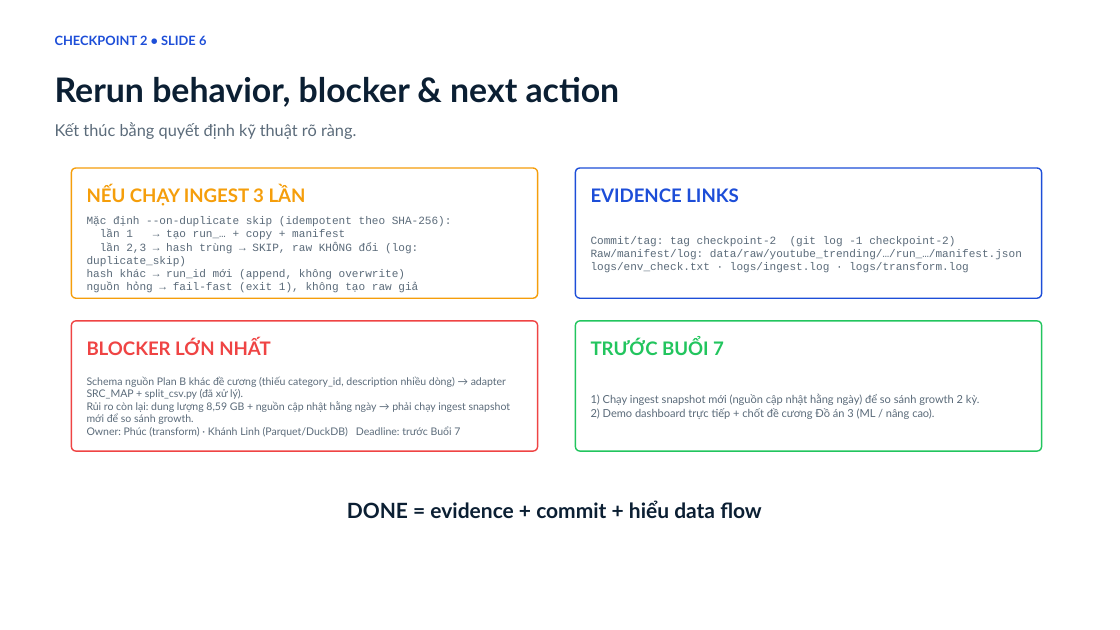
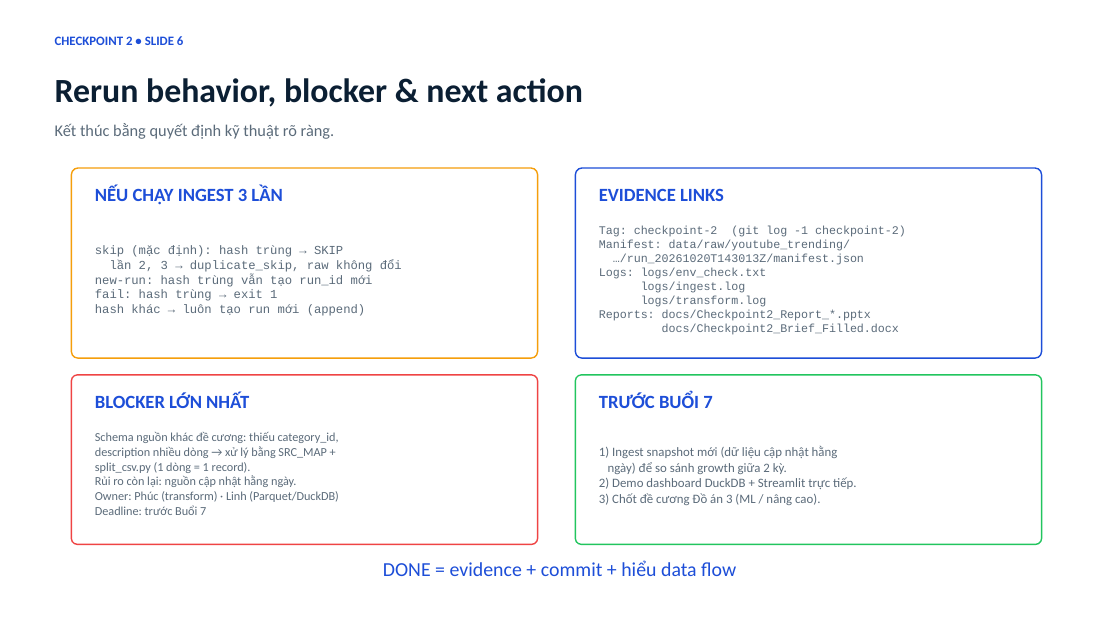
Before and after one commit to kichirou244/bigdata-project, a slide deck: slide 6 of docs/Checkpoint2_Report_YouTube_Trending.pptx. Drawn at 1120x630 pixels with LibreOffice and Linux fonts; fonts in the diff are those of the drawing. Boxes give left, top, right and bottom in pixels: in the first picture for what was removed or moved away, otherwise in the second. Text is boxed around its words. In the diff, an @@ line names an element or a change of style, - is before the commit and + after.

Commit message:
docs(checkpoint-2): lam lai slide deck - so do architecture bang shape that, khung tu co theo noi dung
- Xoa text huong dan con sot cua template tren slide 2 (nam sau so do)
- Ve pipeline 01..06 bang shape (badge + ten + chi tiet) + 2 dai boundary
  (01-03 trong checkpoint, 04-06 la P3) thay cho so do ASCII lech hang
- Card duoc tinh chieu cao theo noi dung that (title + body + padding),
  phan du chia deu -> khong con khoang trong chet, khong tran khung
- Slide 6 dung luoi 2x2 can hang (truoc do 4 card lech chieu cao)
- Font: thay Aptos (may khong cai) bang Calibri tuong minh -> khong bi
  PowerPoint thay font khac lam chu tran khung
- validate(): audit moi shape co chu (chieu cao can vs chieu cao khung,
  tu dai nhat vs be ngang), placeholder, cho^
g nhau, font, nguong lap day
- Them footer ten 4 thanh vien + ngay o slide 1

```diff
--- a/docs/Checkpoint2_Report_YouTube_Trending.pptx
+++ b/docs/Checkpoint2_Report_YouTube_Trending.pptx
@@ rounded rectangle: place and size @@
-rounded rectangle at [71,168,538,298]
+rounded rectangle at [71,168,538,358]
@@ rounded rectangle: place and size @@
-rounded rectangle at [576,168,1042,298]
+rounded rectangle at [576,168,1042,358]
@@ text "NẾU CHẠY INGEST 3 LẦN": place and size @@
-text "NẾU CHẠY INGEST 3 LẦN" at [87,186,306,206]
+text "NẾU CHẠY INGEST 3 LẦN" at [95,186,282,205]
@@ text "NẾU CHẠY INGEST 3 LẦN" at [95,186,282,205]: font Lato to Calibri, text colour #F59E0B to #1D4ED8 @@
@@ font Lato to Calibri in 4 elements at [55,36,183,45], [55,78,583,107], [55,123,335,139], [599,188,724,201] @@
@@ text "EVIDENCE LINKS": place and size @@
-text "EVIDENCE LINKS" at [591,188,738,202]
+text "EVIDENCE LINKS" at [599,188,724,201]
@@ text at [599,226,906,335]: text changed; size 9.5 to 10 pt @@
-Commit/tag: tag checkpoint-2 (git log -1 checkpoint-2)
-Raw/manifest/log: data/raw/youtube_trending/…/run_…/manifest.json
-logs/env_check.txt · logs/ingest.log · logs/transform.log
+Tag: checkpoint-2 (git log -1 checkpoint-2)
+Manifest: data/raw/youtube_trending/
+…/run_20261020T143013Z/manifest.json
+Logs: logs/env_check.txt
+logs/ingest.log
+logs/transform.log
+Reports: docs/Checkpoint2_Report_*.pptx
+docs/Checkpoint2_Brief_Filled.docx
@@ vertical alignment middle to top in 4 elements at [599,446,857,505], [599,226,906,335], [95,432,339,515], [95,246,402,316] @@
@@ text at [95,246,402,316]: text changed; size 9.5 to 10.5 pt @@
-Mặc định --on-duplicate skip (idempotent theo SHA-256):
-lần 1 → tạo run_… + copy + manifest
-lần 2,3 → hash trùng → SKIP, raw KHÔNG đổi (log: duplicate_skip)
-hash khác → run_id mới (append, không overwrite)
-nguồn hỏng → fail-fast (exit 1), không tạo raw giả
+skip (mặc định): hash trùng → SKIP
+lần 2, 3 → duplicate_skip, raw không đổi
+new-run: hash trùng vẫn tạo run_id mới
+fail: hash trùng → exit 1
+hash khác → luôn tạo run mới (append)
@@ rounded rectangle: place and size @@
-rounded rectangle at [71,321,538,451]
+rounded rectangle at [71,375,538,544]
@@ text "BLOCKER LỚN NHẤT": place and size @@
-text "BLOCKER LỚN NHẤT" at [87,339,270,355]
+text "BLOCKER LỚN NHẤT" at [95,393,249,408]
@@ text "BLOCKER LỚN NHẤT" at [95,393,249,408]: font Lato to Calibri, text colour #EF4444 to #1D4ED8 @@
@@ rounded rectangle: place and size @@
-rounded rectangle at [576,321,1042,451]
+rounded rectangle at [576,375,1042,544]
@@ text "TRƯỚC BUỔI 7": place and size @@
-text "TRƯỚC BUỔI 7" at [591,339,724,355]
+text "TRƯỚC BUỔI 7" at [599,393,712,408]
@@ text "TRƯỚC BUỔI 7" at [599,393,712,408]: font Lato to Calibri, text colour #22C55E to #1D4ED8 @@
@@ text at [95,432,339,515]: text changed; size 9 to 10.5 pt; font Lato to Calibri @@
-Schema nguồn Plan B khác đề cương (thiếu category_id, description nhiều dòng) → adapter SRC_MAP + split_csv.py (đã xử lý).
-Rủi ro còn lại: dung lượng 8,59 GB + nguồn cập nhật hằng ngày → phải chạy ingest snapshot mới để so sánh growth.
-Owner: Phúc (transform) · Khánh Linh (Parquet/DuckDB) Deadline: trước Buổi 7
+Schema nguồn khác đề cương: thiếu category_id,
+description nhiều dòng → xử lý bằng SRC_MAP +
+split_csv.py (1 dòng = 1 record).
+Rủi ro còn lại: nguồn cập nhật hằng ngày.
+Owner: Phúc (transform) · Linh (Parquet/DuckDB)
+Deadline: trước Buổi 7
@@ text at [599,446,857,505]: text changed; size 9.5 to 11 pt; font Lato to Calibri @@
-1) Chạy ingest snapshot mới (nguồn cập nhật hằng ngày) để so sánh growth 2 kỳ.
-2) Demo dashboard trực tiếp + chốt đề cương Đồ án 3 (ML / nâng cao).
+1) Ingest snapshot mới (dữ liệu cập nhật hằng
+ngày) để so sánh growth giữa 2 kỳ.
+2) Demo dashboard DuckDB + Streamlit trực tiếp.
+3) Chốt đề cương Đồ án 3 (ML / nâng cao).
@@ text "DONE = evidence + commit ...": place and size @@
-text "DONE = evidence + commit ..." at [347,500,762,518]
+text "DONE = evidence + commit ..." at [383,560,736,576]
@@ text "DONE = evidence + commit ..." at [383,560,736,576]: size 18 to 17 pt, font Lato to Calibri, text colour #0B1F33 to #1D4ED8, bold off @@
```
Also in this commit, not shown: 5 other slides changed, 2 other files.
